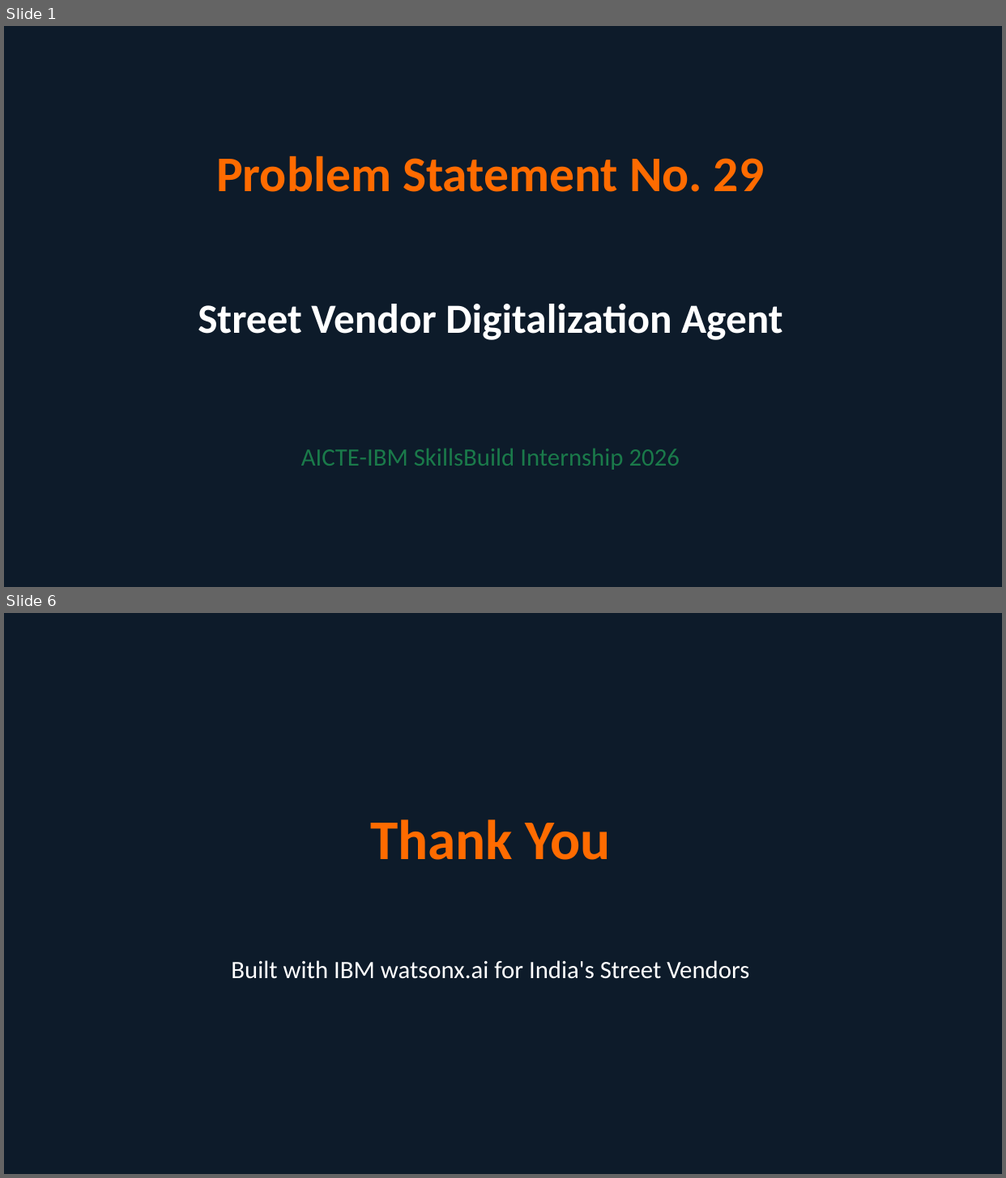
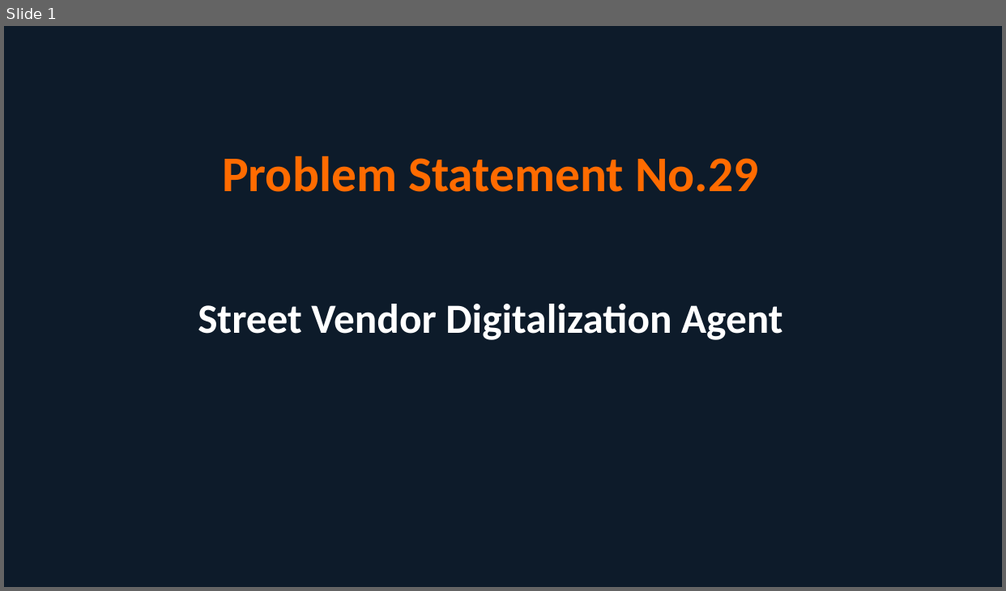
Before and after one commit to Veeresh-Math/Street-Vendor-Digitalization-Agent, a slide deck: Problem_Statement_29.pptx. Shown one above the other, each under a label of ours: slides 1 and 6 before the commit, slide 1 after it; the slides between them are not shown. The pictures are 1006x1178 and 1006x591 pixels, drawn with LibreOffice and Linux fonts; fonts in the diff are those of the drawing. Boxes give left, top, right and bottom in pixels: in the first picture for what was removed or moved away, otherwise in the second. Text is boxed around its words. In the diff, an @@ line names an element or a change of style, - is before the commit and + after.

Commit message:
Update PPTX with exact problem statement text

```diff
--- a/Problem_Statement_29.pptx
+++ b/Problem_Statement_29.pptx
@@ slide 6 removed at [4,613,1002,1174], background #0D1B2A @@
@@ text removed at [370,820,611,860] @@
-Thank You
@@ text removed at [231,960,749,979] @@
-Built with IBM watsonx.ai for India's Street Vendors
@@ slide 1 changed as well @@
@@ text at [222,156,758,192]: spaces changed @@
-Problem Statement No. 29
+Problem Statement No.29
@@ text removed at [301,449,680,470] @@
-AICTE-IBM SkillsBuild Internship 2026
```
Also in this commit, not shown: 1 other slide changed, 1 slide added, 3 other slides removed.
